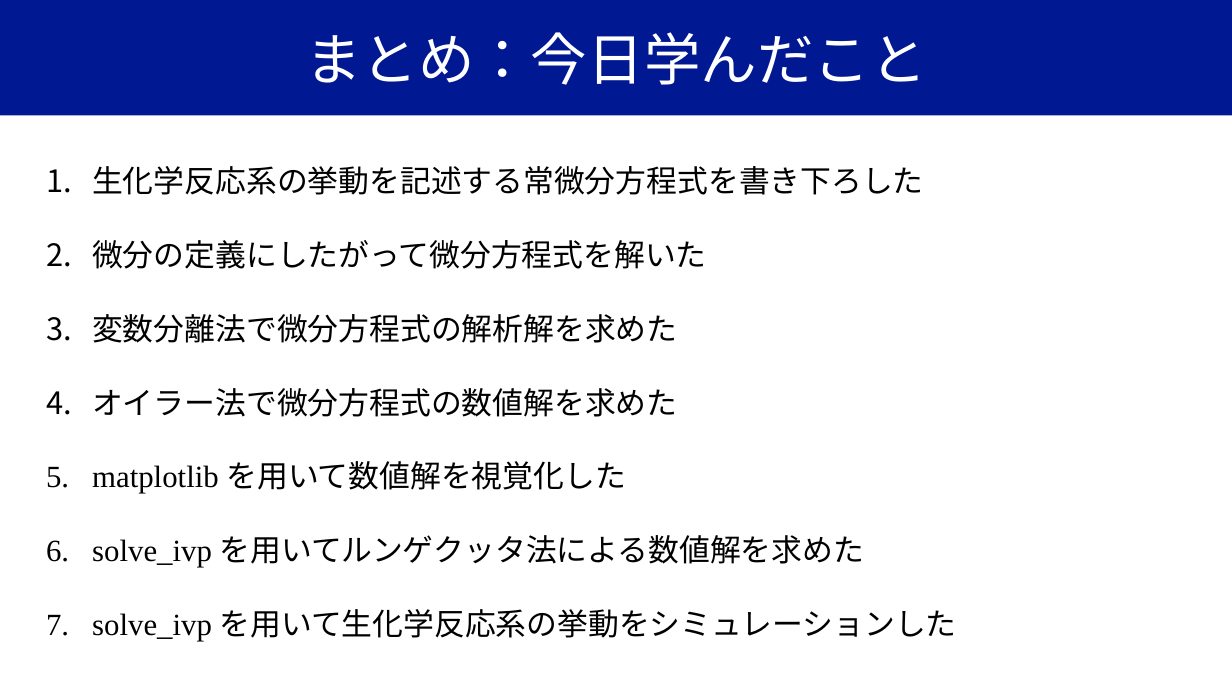
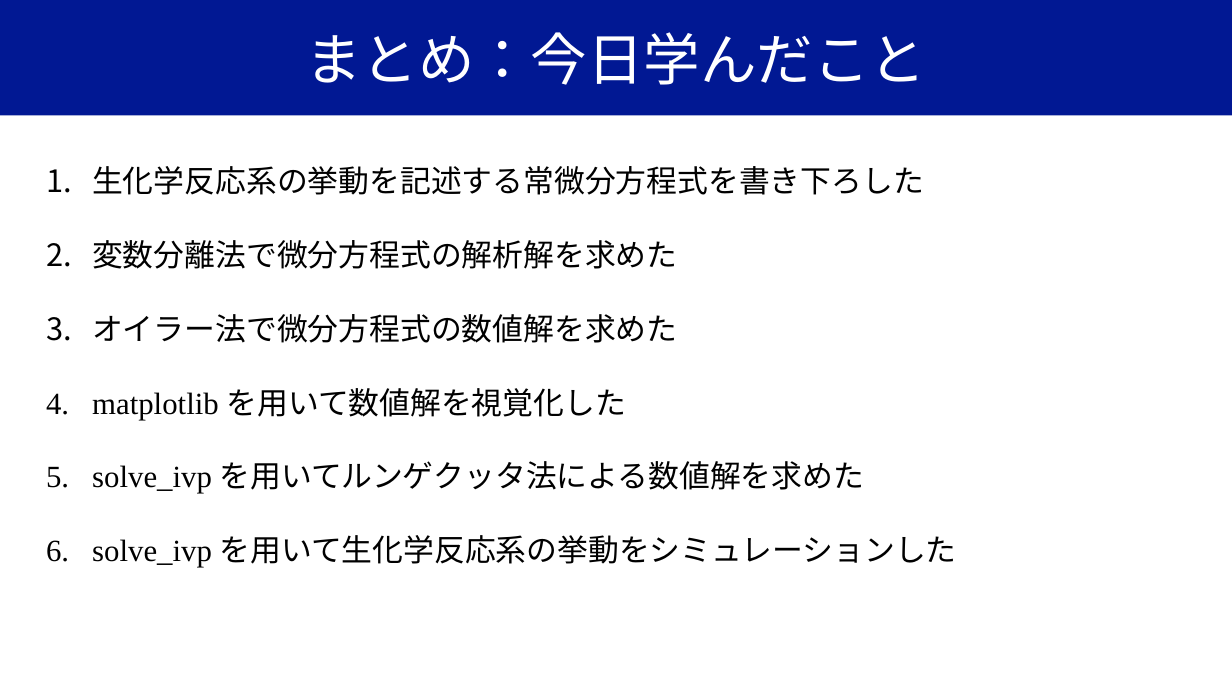
Before and after one commit to YugiLab/Lectures, a slide deck: slide 22 of DS2_2026/Day1/yugi_lecture1_ode.pptx (slide 26 before the commit). Drawn at 1232x693 pixels with LibreOffice and Linux fonts; fonts in the diff are those of the drawing. Boxes give left, top, right and bottom in pixels: in the first picture for what was removed or moved away, otherwise in the second. Text is boxed around its words. In the diff, an @@ line names an element or a change of style, - is before the commit and + after.

```diff
--- a/DS2_2026/Day1/yugi_lecture1_ode.pptx
+++ b/DS2_2026/Day1/yugi_lecture1_ode.pptx
@@ text at [92, 240, 706, 269]: paragraph removed @@
-2. 微分の定義にしたがって微分方程式を解いた
```
Also in this commit, not shown: 8 other slides changed, 4 slides added, 2 slides removed, 2 other files.
